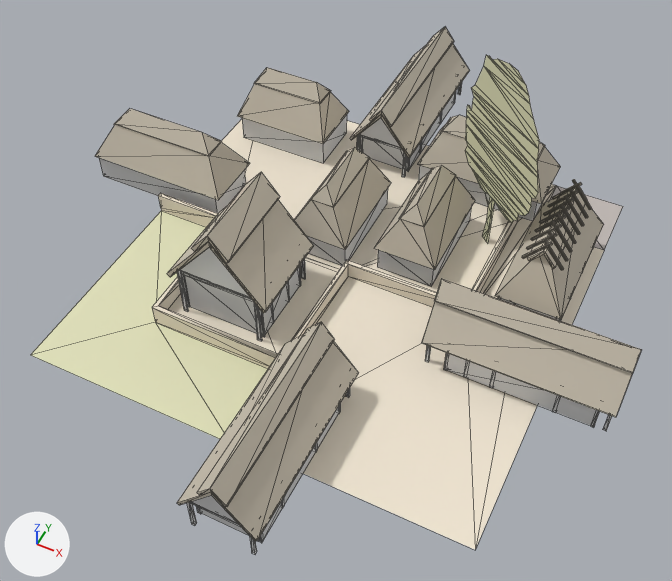
A saved change to the OBJ model assets/stl_export/1r1w.obj.
The view is the same before and after, from a 50 mm lens placed at (18.6, -38.9, 46.5), pointed at (1.0, -3.7, 2.6). Lighting does not change. The marker at lower left points along +X, +Y and +Z. The picture after the commit comes second. Mesh edges are drawn as thin lines. Where no turn or scale is listed for an object, it has been applied to the vertices. Vertices at exactly the same position are counted once.

Names of what the first picture shows: '1r1w'.
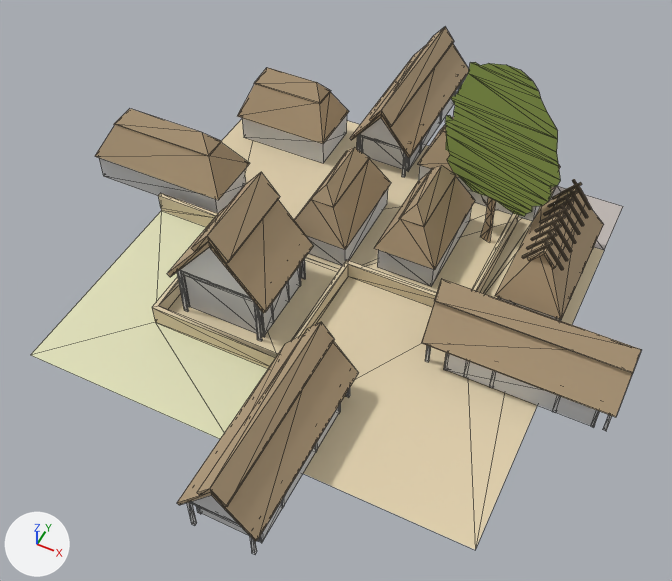
Boxes (x1, y1, x2, y2) around the edits, measured in the pictures (672 x 581 px; the box of a moved part takes in the faces that stretch with it):
'1r1w', recoloured, reshaped (pale yellow to beige): (31, 27, 642, 554) in both
part 1 of me_1r1w, moved or reshaped: before (471, 55, 539, 224); after (451, 62, 558, 221)
part 2 of me_1r1w, recoloured: (482, 208, 494, 242) in both
part 3 of me_1r1w, recoloured: before (465, 103, 538, 222); after (445, 112, 560, 216)

Edits to the bpy script that builds the scene:
```text
Change mat_straw:
    mat_straw.base_color: (0.569, 0.514, 0.42) -> (0.447, 0.333, 0.204)  # light grey #c7bead -> beige #b29c7d
Change mat_cortyard:
    mat_cortyard.base_color: (0.878, 0.792, 0.651) -> (0.757, 0.639, 0.427)  # pale yellow #f1e6d3 -> beige #e2d1af
Add mat_tree:
    mat_tree = principled_material('tree')
    mat_tree.base_color = (0.294, 0.4, 0.0902)  # green #94aa55
    mat_tree.roughness = 1.0
Change me_1r1w:
    where me_1r1w.from_pydata(...)  # 1111 vertices, 1698 faces; spans x -20.9..19.4, y -20.7..22.6, z -0.3..14.4
    used by ob_1r1w; location = (0.0, 0.0, 0.0)
    me_1r1w part 1
    24 vertices are removed from x 4.0..10.2, y 4.8..9.9, z 3.1..14.4
    34 faces are deleted
    3 vertices in x 4.3..4.4, y 9.6, z 5.7..9.3 move by (-0.7, -1.4, 0.0)
    3 vertices in x 4.1..4.3, y 9.7..9.8, z 5.9..8.8 move by (-0.8, -1.5, 0.0)
    3 vertices in x 10.3..10.4, y 4.7..4.8, z 6.7..9.4 move by (0.8, 1.5, 0.0)
    28 vertices move from x 3.9..10.7, y 4.4..10.0, z 0.0..9.1 to x 3.0..11.6, y 6.1..8.3, z 0.0..9.1
    24 vertices are added at x 3.2..10.9, y 6.3..8.3, z 3.1..14.4
    9 new faces join them, mat_straw (beige #b29c7d)
    25 new faces join them, mat_tree (green #94aa55)
    me_1r1w part 2: 11 faces spanning x 6.8..7.6, y 7.1..7.4, z 0.0..3.9 switch from mat_w (beige #e2e2bc) to mat_straw (beige #b29c7d)
    me_1r1w part 3: 25 faces spanning x 3.0..11.6, y 6.1..8.3, z 3.7..9.4 switch from mat_w (beige #e2e2bc) to mat_tree (green #94aa55)
```
